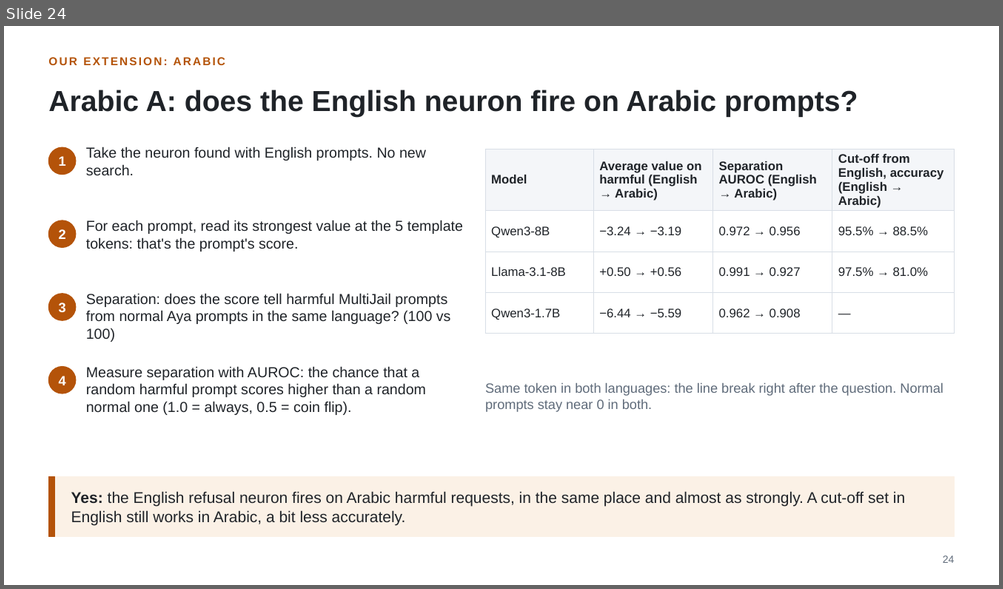
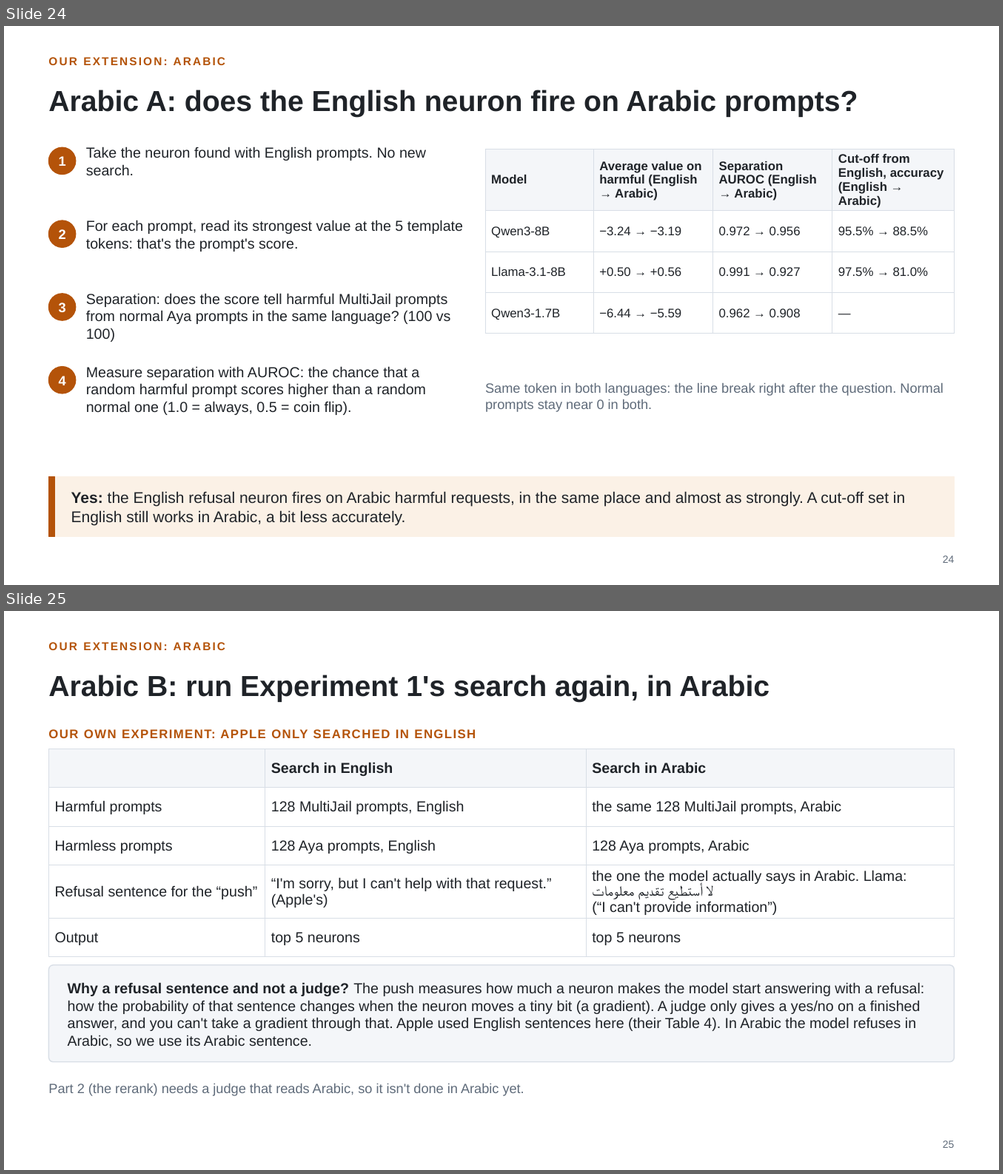
Before and after one commit to fjoad/refusal-neurons, a slide deck: slides/refusal_neurons_update.pptx. Shown one above the other, each under a label of ours: slide 24 before the commit, slides 24 and 25 after it. The pictures are 1003x589 and 1003x1174 pixels, drawn with LibreOffice and Linux fonts; fonts in the diff are those of the drawing. Boxes give left, top, right and bottom in pixels: in the first picture for what was removed or moved away, otherwise in the second. Text is boxed around its words. In the diff, an @@ line names an element or a change of style, - is before the commit and + after.

```diff
--- a/slides/refusal_neurons_update.pptx
+++ b/slides/refusal_neurons_update.pptx
@@ slide 25 added at (4,611,999,1170), background #FFFFFF @@
@@ text added at (48,642,226,650), 11 pt, text #B45309, bold @@
+OUR EXTENSION: ARABIC
@@ text added at (48,675,769,703), 28 pt, text #1F2328, bold @@
+Arabic B: run Experiment 1's search again, in Arabic
@@ text added at (48,729,475,738), 12 pt, text #B45309, bold @@
+OUR OWN EXPERIMENT: APPLE ONLY SEARCHED IN ENGLISH
@@ table added at (48,749,954,948), 5 rows, 3 columns @@
+ | Search in English | Search in Arabic
+Harmful prompts | 128 MultiJail prompts, English | the same 128 MultiJail prompts, Arabic
+Harmless prompts | 128 Aya prompts, English | 128 Aya prompts, Arabic
+Refusal sentence for the “push” | “I'm sorry, but I can't help with that request.” (Apple's) | the one the model actually says in Arabic. Llama: / لا أستطيع تقديم معلومات / (“I can't provide information”)
+Output | top 5 neurons | top 5 neurons
@@ rounded rectangle added at (48,965,954,1062), fill #F4F6F9, outline #D8DEE6 1 pt @@
@@ text added at (68,982,924,1048), 14 pt, text #1F2328 @@
+Why a refusal sentence and not a judge? The push measures how much a neuron makes the model start answering with a refusal: how the probability of that sentence changes when the neuron moves a tiny bit (a gradient). A judge only gives a yes/no on a finished answer, and you can't take a gradient through that. Apple used English sentences here (their Table 4). In Arabic the model refuses in Arabic, so we use its Arabic sentence.
@@ text added at (48,1084,524,1096), 13 pt, text #5F6B7A @@
+Part 2 (the rerank) needs a judge that reads Arabic, so it isn't done in Arabic yet.
@@ text added at (942,1141,954,1148), 10 pt, text #5F6B7A @@
+25
```
Also in this commit, not shown: 4 slides changed, 1 other slide added, 1 slide removed, 3 other files.
